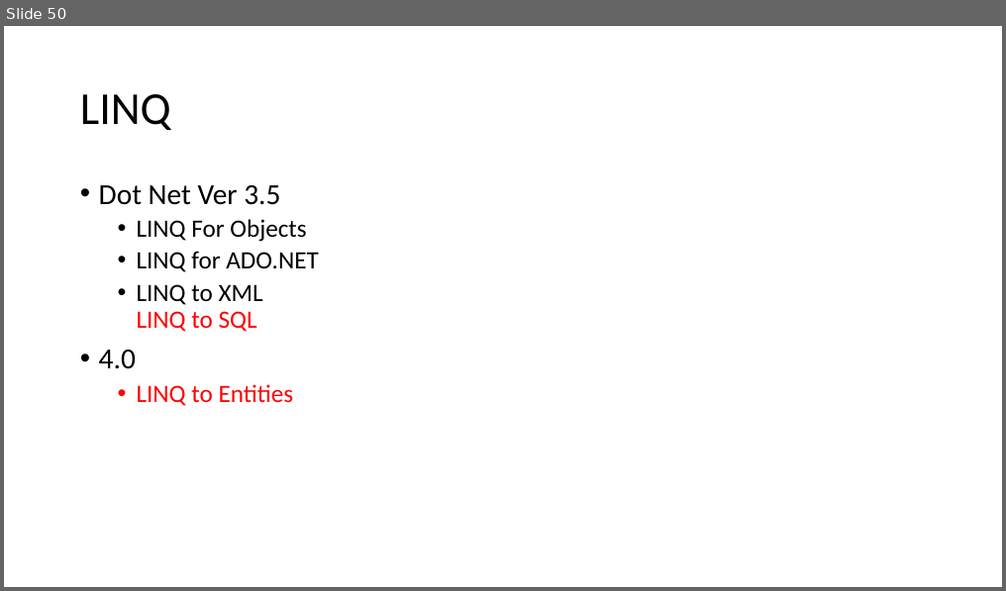
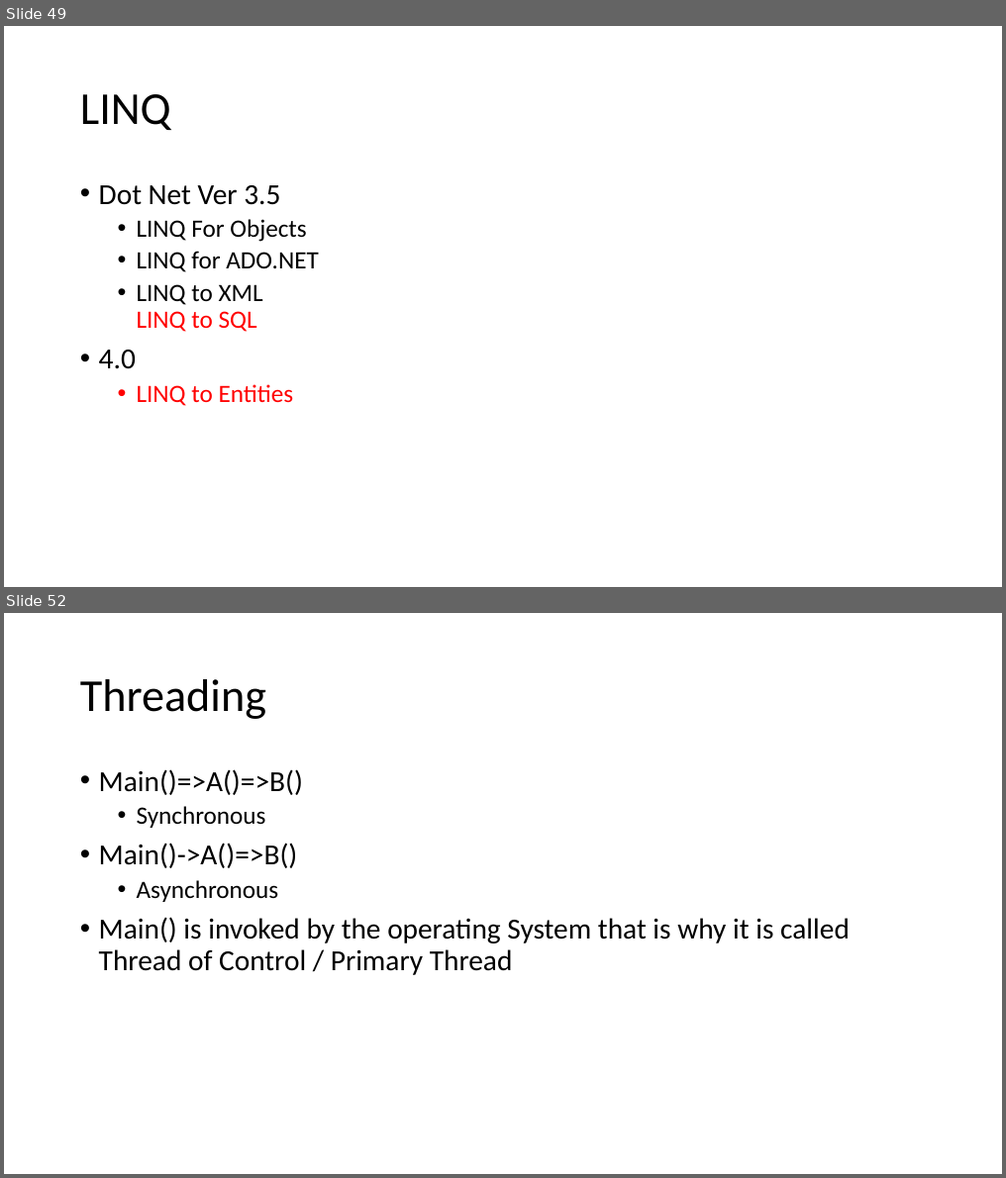
Before and after one commit to elangrg/KDL_27Jun2023, a slide deck: KDL_Con_CSharp_Intro27Jun2023/Content/KynDryl_27Jun_23ClassFlow.pptx. Shown one above the other, each under a label of ours: slide 50 before the commit, slides 49 and 52 after it; the slides between them are not shown. The pictures are 1006x591 and 1006x1178 pixels, drawn with LibreOffice and Linux fonts; fonts in the diff are those of the drawing. Boxes give left, top, right and bottom in pixels: in the first picture for what was removed or moved away, otherwise in the second. Text is boxed around its words. In the diff, an @@ line names an element or a change of style, - is before the commit and + after.

```diff
--- a/KDL_Con_CSharp_Intro27Jun2023/Content/KynDryl_27Jun_23ClassFlow.pptx
+++ b/KDL_Con_CSharp_Intro27Jun2023/Content/KynDryl_27Jun_23ClassFlow.pptx
@@ slide 52 added at [4, 613, 1002, 1174], background #FFFFFF @@
@@ title added at [80, 679, 266, 719], 44 pt, text #000000 @@
+Threading
@@ text added at [99, 769, 849, 975], 28 pt, text #000000 @@
+• Main()=>A()=>B()
+  • Synchronous
+• Main()->A()=>B()
+  • Asynchronous
+• Main() is invoked by the operating System that is why it is called Thread of Control / Primary Thread
@@ what was slide 50 is now slide 49 @@
```
Also in this commit, not shown: 28 other slides added.
